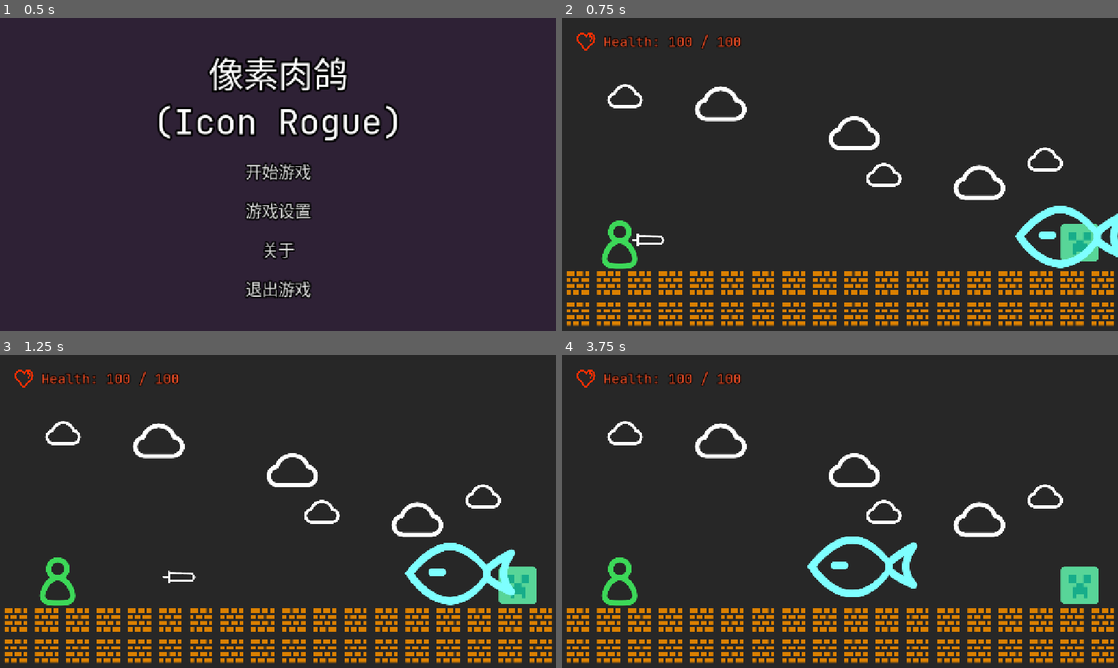
Above: before the commit, frames 1-4 (two rows, left to right).
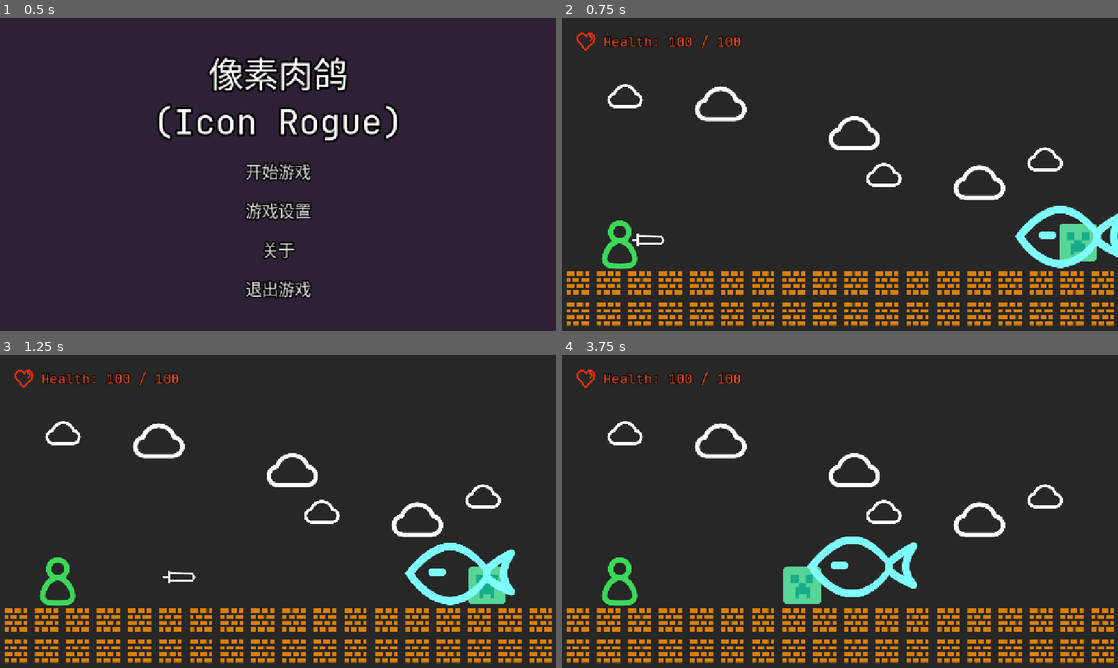
Above: after the commit, the same moments.

Repository: qingzhixing/Icon-Rogue
Game: Godot game, scene res://scene/start_page.tscn
Two runs of this game, one before a commit and one after it. Both use one fixed random seed, a clock stepped at 60 frames per second and the inputs below.
Inputs:
- Up to frame 1 (0.5 s): no input
- Up to frame 2 (0.75 s): click "开始游戏" at 0.5 s
- Up to frame 3 (1.25 s): no input
- Up to frame 4 (3.75 s): no input

Frame 1 is identical in both runs. In frame 2, 0.1% of the frame differs, in the area x 89-97%, y 65-78%; in frame 3, 1.0%; in frame 4, 1.6%, in the area x 39-97%, y 67-80%.
Error before the commit: Parse Error: Preload file "res://assets/sprite/entity/enemy/explode.tscn" does not exist. (res://script/entity/enemy/creeper.gd:7)

Commit message:
🎀 受击特效变色修复，添加受击流血粒子效果

Diff:
--- a/prefabs/animation node/particle_explosion.tscn
+++ /dev/null
@@ -1,25 +0,0 @@
-[gd_scene load_steps=3 format=3 uid="uid://dfl2qjwiwdojy"]
-
-[ext_resource type="Script" uid="uid://brl58r8hok246" path="res://script/animation_node/particle_explosion.gd" id="1_3h313"]
-
-[sub_resource type="Curve" id="Curve_mk66x"]
-_data = [Vector2(0, 1), 0.0, 0.0, 0, 0, Vector2(1, 0.212528), 0.0, 0.0, 0, 0]
-point_count = 2
-
-[node name="ParticleExplosion" type="Node2D"]
-script = ExtResource("1_3h313")
-
-[node name="CPUParticles2D" type="CPUParticles2D" parent="."]
-emitting = false
-amount = 40
-lifetime = 0.5
-one_shot = true
-explosiveness = 1.0
-spread = 180.0
-gravity = Vector2(0, 0)
-initial_velocity_min = 50.0
-initial_velocity_max = 100.0
-angular_velocity_min = -15.15
-angular_velocity_max = 30.32
-scale_amount_min = 0.5
-scale_amount_curve = SubResource("Curve_mk66x")
--- a/prefabs/animation node/injured_effect.tscn
+++ b/prefabs/animation/injured_effect.tscn
@@ -1,6 +1,6 @@
 [gd_scene load_steps=2 format=3 uid="uid://dc3f34qfqtswh"]
 
-[ext_resource type="Script" uid="uid://cyri0asbisb05" path="res://script/animation_node/injured_effect.gd" id="1_4yege"]
+[ext_resource type="Script" uid="uid://cyri0asbisb05" path="res://script/animation/injured_effect.gd" id="1_4yege"]
 
 [node name="Injured Effect" type="Node"]
 script = ExtResource("1_4yege")
--- /dev/null
+++ b/prefabs/animation/particles/particle_explosion.tscn
@@ -0,0 +1,28 @@
+[gd_scene load_steps=3 format=3 uid="uid://ldgk6xu6plye"]
+
+[sub_resource type="Curve" id="Curve_mk66x"]
+_data = [Vector2(0, 1), 0.0, 0.0, 0, 0, Vector2(0.666102, 0.671406), 0.0, 0.0, 0, 0, Vector2(1, 0.212528), 0.0, 0.0, 0, 0]
+point_count = 3
+
+[sub_resource type="Gradient" id="Gradient_3h313"]
+offsets = PackedFloat32Array(0.0114504, 0.637405)
+colors = PackedColorArray(0.717647, 0.192157, 0.854902, 1, 0.341352, 0.45133, 0.903751, 1)
+
+[node name="ParticleExplosion" type="CPUParticles2D"]
+light_mask = 2
+visibility_layer = 2
+emitting = false
+amount = 20
+lifetime = 0.65
+one_shot = true
+explosiveness = 1.0
+spread = 180.0
+gravity = Vector2(0, 0)
+initial_velocity_min = 150.0
+initial_velocity_max = 180.0
+angular_velocity_min = -15.15
+angular_velocity_max = 30.32
+scale_amount_min = 10.0
+scale_amount_max = 15.0
+scale_amount_curve = SubResource("Curve_mk66x")
+color_ramp = SubResource("Gradient_3h313")
--- /dev/null
+++ b/prefabs/animation/particles/particle_injured.tscn
@@ -0,0 +1,27 @@
+[gd_scene load_steps=3 format=3 uid="uid://fwikehji44pu"]
+
+[sub_resource type="Curve" id="Curve_h6qik"]
+_data = [Vector2(0, 0.986309), 0.0, 0.0, 0, 0, Vector2(0.354237, 1), 0.0, 0.0, 0, 0, Vector2(1, 0.541338), 0.0, 0.0, 0, 0]
+point_count = 3
+
+[sub_resource type="Gradient" id="Gradient_5tmem"]
+offsets = PackedFloat32Array(0, 0.931298)
+colors = PackedColorArray(0.908163, 0.908163, 0.908163, 1, 0.581434, 0.581434, 0.581434, 1)
+
+[node name="ParticleInjured" type="CPUParticles2D"]
+rotation = 1.5708
+emitting = false
+lifetime = 0.4
+one_shot = true
+explosiveness = 1.0
+emission_shape = 1
+emission_sphere_radius = 40.0
+spread = 42.47
+gravity = Vector2(0, 500)
+initial_velocity_min = 150.0
+initial_velocity_max = 300.0
+scale_amount_min = 10.0
+scale_amount_max = 13.0
+scale_amount_curve = SubResource("Curve_h6qik")
+color = Color(0.886008, 0.0979644, 0.126909, 1)
+color_ramp = SubResource("Gradient_5tmem")
--- a/prefabs/node2d_spawner.tscn
+++ b/prefabs/node2d_spawner.tscn
@@ -1,6 +1,6 @@
 [gd_scene load_steps=2 format=3 uid="uid://b0vnif1uqsn36"]
 
-[ext_resource type="Script" uid="uid://b3d1q6xevqdjj" path="res://prefabs/node_2d_spawner.gd" id="1_5kapb"]
+[ext_resource type="Script" uid="uid://b3d1q6xevqdjj" path="res://script/game_control/node_2d_spawner.gd" id="1_5kapb"]
 
 [node name="Node2D Spawner" type="Node2D"]
 script = ExtResource("1_5kapb")
--- a/prefabs/sprite/entity/enemy/creeper.tscn
+++ b/prefabs/sprite/entity/enemy/creeper.tscn
@@ -1,8 +1,9 @@
-[gd_scene load_steps=10 format=3 uid="uid://bamq47f6ekvtv"]
+[gd_scene load_steps=11 format=3 uid="uid://bamq47f6ekvtv"]
 
 [ext_resource type="Script" uid="uid://cnoj6jxmts4ix" path="res://script/entity/enemy/creeper.gd" id="1_4gd27"]
 [ext_resource type="Script" uid="uid://cy0co16ydd3w" path="res://script/entity/enemy/enemy_entity.gd" id="1_bkgrr"]
-[ext_resource type="PackedScene" uid="uid://dc3f34qfqtswh" path="res://prefabs/animation node/injured_effect.tscn" id="2_2qe4e"]
+[ext_resource type="PackedScene" uid="uid://dc3f34qfqtswh" path="res://prefabs/animation/injured_effect.tscn" id="2_2qe4e"]
+[ext_resource type="PackedScene" uid="uid://dpl67feoxnf11" path="res://prefabs/sprite/entity/enemy/explode.tscn" id="2_6mkwm"]
 [ext_resource type="Script" uid="uid://bd1oxv0hkmcqm" path="res://script/entity/entity_data.gd" id="2_ugl7j"]
 [ext_resource type="Texture2D" uid="uid://d1eyo3ppyofbf" path="res://assets/sprite/entity/enemy/creeper.png" id="3_ugl7j"]
 
@@ -25,8 +26,10 @@
 can_sleep = false
 lock_rotation = true
 script = ExtResource("1_4gd27")
+explode_scene = ExtResource("2_6mkwm")
 
-[node name="Injured Effect" parent="." instance=ExtResource("2_2qe4e")]
+[node name="Injured Effect" parent="." node_paths=PackedStringArray("target") instance=ExtResource("2_2qe4e")]
+target = NodePath("../Sprite2D")
 
 [node name="EnemyEntity" type="Node" parent="."]
 script = ExtResource("1_bkgrr")
--- a/prefabs/sprite/entity/enemy/fish.tscn
+++ b/prefabs/sprite/entity/enemy/fish.tscn
@@ -2,7 +2,7 @@
 
 [ext_resource type="Texture2D" uid="uid://oe1qhihwu6kt" path="res://assets/sprite/entity/enemy/Fish.png" id="1_arv1m"]
 [ext_resource type="Script" uid="uid://bpwgat4hfple5" path="res://script/entity/enemy/fish.gd" id="1_bqoj2"]
-[ext_resource type="PackedScene" uid="uid://dc3f34qfqtswh" path="res://prefabs/animation node/injured_effect.tscn" id="2_krajm"]
+[ext_resource type="PackedScene" uid="uid://dc3f34qfqtswh" path="res://prefabs/animation/injured_effect.tscn" id="2_krajm"]
 [ext_resource type="Script" uid="uid://cy0co16ydd3w" path="res://script/entity/enemy/enemy_entity.gd" id="2_xnddo"]
 [ext_resource type="Script" uid="uid://bd1oxv0hkmcqm" path="res://script/entity/entity_data.gd" id="3_xnddo"]
 
@@ -18,7 +18,6 @@
 height = 224.0
 
 [node name="Fish" type="RigidBody2D"]
-modulate = Color(0.494118, 1, 1, 1)
 collision_layer = 4
 mass = 0.1
 physics_material_override = SubResource("PhysicsMaterial_a56cw")
@@ -26,7 +25,8 @@
 lock_rotation = true
 script = ExtResource("1_bqoj2")
 
-[node name="Injured Effect" parent="." instance=ExtResource("2_krajm")]
+[node name="Injured Effect" parent="." node_paths=PackedStringArray("target") instance=ExtResource("2_krajm")]
+target = NodePath("../Sprite2D")
 
 [node name="EnemyEntity" type="Node" parent="."]
 script = ExtResource("2_xnddo")
@@ -46,6 +46,7 @@
 shape = SubResource("CapsuleShape2D_6t0ec")
 
 [node name="Sprite2D" type="Sprite2D" parent="."]
+self_modulate = Color(0.494118, 1, 1, 1)
 position = Vector2(-13.76, -3.33786e-06)
 scale = Vector2(0.64, 0.64)
 texture = ExtResource("1_arv1m")
--- a/prefabs/sprite/entity/player/player.tscn
+++ b/prefabs/sprite/entity/player/player.tscn
@@ -1,9 +1,10 @@
-[gd_scene load_steps=10 format=3 uid="uid://dbr1d3ag3is1e"]
+[gd_scene load_steps=8 format=3 uid="uid://dbr1d3ag3is1e"]
 
 [ext_resource type="Texture2D" uid="uid://dcifdlgr6dggr" path="res://assets/sprite/entity/player/player.png" id="1_3up65"]
 [ext_resource type="Script" uid="uid://b4bvbt88nibg7" path="res://script/entity/player/player_controller.gd" id="1_5nvlc"]
 [ext_resource type="Script" uid="uid://bd1oxv0hkmcqm" path="res://script/entity/entity_data.gd" id="2_hcyir"]
-[ext_resource type="PackedScene" uid="uid://dc3f34qfqtswh" path="res://prefabs/animation node/injured_effect.tscn" id="4_23v66"]
+[ext_resource type="PackedScene" uid="uid://dc3f34qfqtswh" path="res://prefabs/animation/injured_effect.tscn" id="4_23v66"]
+[ext_resource type="PackedScene" uid="uid://fwikehji44pu" path="res://prefabs/animation/particles/particle_injured.tscn" id="5_nespj"]
 
 [sub_resource type="CapsuleShape2D" id="CapsuleShape2D_i8ryp"]
 radius = 24.0
@@ -12,43 +13,6 @@
 [sub_resource type="CapsuleShape2D" id="CapsuleShape2D_u6xtk"]
 radius = 24.0
 height = 96.0
-
-[sub_resource type="Animation" id="Animation_hcyir"]
-resource_name = "injured"
-length = 0.1
-tracks/0/type = "value"
-tracks/0/imported = false
-tracks/0/enabled = true
-tracks/0/path = NodePath(".:modulate")
-tracks/0/interp = 1
-tracks/0/loop_wrap = true
-tracks/0/keys = {
-"times": PackedFloat32Array(0, 0.0333333, 0.1),
-"transitions": PackedFloat32Array(0.196146, 28.84, 1),
-"update": 0,
-"values": [Color(0.234074, 0.846801, 0.347261, 1), Color(0.569206, 0, 0.0720483, 1), Color(0.234074, 0.846801, 0.347261, 1)]
-}
-
-[sub_resource type="Animation" id="Animation_23v66"]
-length = 0.001
-tracks/0/type = "value"
-tracks/0/imported = false
-tracks/0/enabled = true
-tracks/0/path = NodePath(".:modulate")
-tracks/0/interp = 1
-tracks/0/loop_wrap = true
-tracks/0/keys = {
-"times": PackedFloat32Array(0),
-"transitions": PackedFloat32Array(1),
-"update": 0,
-"values": [Color(0.234074, 0.846801, 0.347261, 1)]
-}
-
-[sub_resource type="AnimationLibrary" id="AnimationLibrary_pvveg"]
-_data = {
-&"RESET": SubResource("Animation_23v66"),
-&"injured": SubResource("Animation_hcyir")
-}
 
 [node name="Player" type="RigidBody2D"]
 modulate = Color(0.234074, 0.846801, 0.347261, 1)
@@ -66,6 +30,7 @@
 shape = SubResource("CapsuleShape2D_i8ryp")
 
 [node name="Sprite2D" type="Sprite2D" parent="."]
+self_modulate = Color(0.235294, 0.847059, 0.34902, 1)
 position = Vector2(0, -64)
 scale = Vector2(0.64, 0.64)
 texture = ExtResource("1_3up65")
@@ -82,12 +47,12 @@
 wait_time = 0.3
 one_shot = true
 
-[node name="AnimationPlayer" type="AnimationPlayer" parent="."]
-libraries = {
-&"": SubResource("AnimationLibrary_pvveg")
-}
+[node name="Injured Effect" parent="." node_paths=PackedStringArray("target") instance=ExtResource("4_23v66")]
+target = NodePath("../Sprite2D")
 
-[node name="Injured Effect" parent="." instance=ExtResource("4_23v66")]
+[node name="ParticleInjured" parent="." instance=ExtResource("5_nespj")]
+z_index = 1
+position = Vector2(0, -64)
 
 [connection signal="on_damaged" from="EntityData" to="." method="on_damaged"]
 [connection signal="on_death" from="EntityData" to="." method="on_death"]
--- a/scene/game_scene.tscn
+++ b/scene/game_scene.tscn
@@ -36,6 +36,7 @@
 offset_bottom = 40.0
 
 [node name="background" type="ColorRect" parent="UI"]
+z_index = -10
 layout_mode = 0
 offset_left = -576.0
 offset_top = -324.0
@@ -315,12 +316,16 @@
 
 [node name="Player" parent="." instance=ExtResource("2_1tamk")]
 unique_name_in_owner = true
+modulate = Color(1, 1, 1, 1)
 position = Vector2(-457.25, 200)
 
 [node name="Map Elements" type="Node2D" parent="."]
+z_index = -5
 
 [node name="bricks" type="Node2D" parent="Map Elements"]
 modulate = Color(0.858824, 0.501961, 0, 1)
+light_mask = 32
+visibility_layer = 32
 position = Vector2(0, 192)
 
 [node name="BrickSprite" parent="Map Elements/bricks" instance=ExtResource("1_qsiw5")]
--- a/script/animation_node/injured_effect.gd
+++ b/script/animation/injured_effect.gd
@@ -1,15 +1,18 @@
 extends Node
 class_name InjuredEffect
-@onready var parent: Node2D = $".."
 @onready var animation_timer: Timer = $"Animation Timer"
+
+@export var target: Node2D;
 
 const max_effect_rate = 0.5;
 const effect_lasts_time = 0.15;
 
-var original_modulate: Color = Color.WHITE;
+var original_target_self_modulate: Color = Color.WHITE;
 
 func _ready() -> void:
-	original_modulate = parent.modulate;
+	if !target:
+		target = self.get_node("..");
+	original_target_self_modulate = target.self_modulate;
 	animation_timer.wait_time = effect_lasts_time;
 
 func calculate_animation_process() -> float:
@@ -18,8 +21,8 @@
 func display_effect() -> void:
 	if !animation_timer.is_stopped():
 		return ;
-	parent.modulate = lerp(original_modulate, Color.FIREBRICK, min(max_effect_rate, calculate_animation_process()));
+	target.self_modulate = lerp(original_target_self_modulate, Color.FIREBRICK, min(max_effect_rate, calculate_animation_process()));
 	animation_timer.start();
 
 func _on_animation_timer_timeout() -> void:
-	parent.modulate = original_modulate;
+	target.self_modulate = original_target_self_modulate;
--- /dev/null
+++ b/script/animation/particles/particle_explosion.gd
@@ -0,0 +1,6 @@
+extends Node2D
+class_name ParticleExplosion
+@onready var cpu_particles_2d: CPUParticles2D = $CPUParticles2D
+
+func play_effect() -> void:
+	cpu_particles_2d.emitting = true
--- a/script/animation_node/particle_explosion.gd
+++ /dev/null
@@ -1,2 +0,0 @@
-extends Node2D
-@onready var cpu_particles_2d: CPUParticles2D = $CPUParticles2D
--- a/script/entity/enemy/creeper.gd
+++ b/script/entity/enemy/creeper.gd
@@ -4,7 +4,7 @@
 
 @export var can_explode = true;
 
-var explode_scene: PackedScene = preload("res://assets/sprite/entity/enemy/explode.tscn");
+@export var explode_scene: PackedScene;
 
 func on_death() -> void:
 	SoundPlayer.play_sfx("enemy/creeper/death.ogg");
--- a/script/entity/player/player_controller.gd
+++ b/script/entity/player/player_controller.gd
@@ -5,6 +5,7 @@
 @onready var hover_ui: UIController = %HoverUI
 @onready var game_controller: Node = %GameController
 @onready var injured_effect: InjuredEffect = $"Injured Effect"
+@onready var particle_injured: CPUParticles2D = $ParticleInjured
 
 func _ready():
 	hover_ui.update_player_health_display(entity_data);
@@ -29,6 +30,7 @@
 func on_damaged(_damage: int, _source: EntityData) -> void:
 	SoundPlayer.play_sfx("injured/hurt" + str(randi() % 2 + 1) + ".ogg", 0.5);
 	injured_effect.display_effect();
+	particle_injured.emitting = true;
 	hover_ui.update_player_health_display(entity_data);
 
 func respawn():
Renamed: script/animation_node/injured_effect.gd.uid -> script/animation/injured_effect.gd.uid
Renamed: script/animation_node/particle_explosion.gd.uid -> script/animation/particles/particle_explosion.gd.uid
Renamed: prefabs/node_2d_spawner.gd -> script/game_control/node_2d_spawner.gd
Renamed: prefabs/node_2d_spawner.gd.uid -> script/game_control/node_2d_spawner.gd.uid
